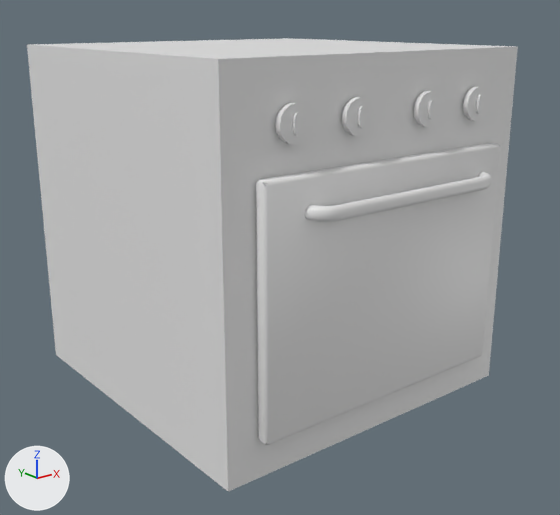
One commit to the FBX model Assets/Assets/DinandSpul/FBX's/BasicKit/Props/KitchenCabinet_B.fbx: the scene before it, then after it.
One viewpoint serves both versions: a 50 mm camera at (-0.904, -2.328, 1.085) aimed at (0.487, -0.589, 0.389). Arrows for +X, +Y and +Z are at lower left; the lights stay in place. The picture after the commit comes second. Where no turn or scale is listed for an object, it has been applied to the vertices. Vertices at exactly the same position are counted once.

Names of what the first picture shows: 'KitchenCabinet_B'.
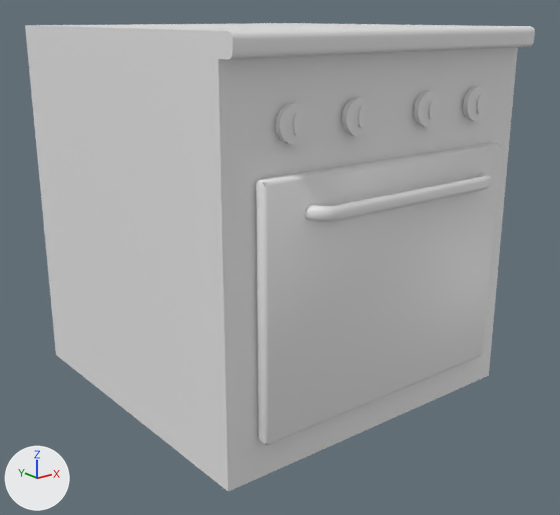
Pixel boxes (x1, y1, x2, y2) of what changed, in the pictures (560 x 515 px):
'KitchenCabinet_B', reshaped: before (27, 38, 518, 492); after (25, 23, 535, 492)
part 1 of me_cube_006, added: after (25, 23, 535, 60)

The edits, one by one:
me_cube_006 is used by ob_kitchencabinet_b; location (0.0, 0.0, 0.0).
me_cube_006 had 516 vertices, 431 faces and spanned x 0.0..1.0, y -1.089..0.0, z 0.0..1.0.
me_cube_006 now has 540 vertices, 447 faces and spans x 0.0..1.0, y -1.089..0.0, z 0.0..1.054.
me_cube_006 part 1: a new loose piece of 24 vertices spanning x 0.0..1.0, y -1.05..0.0, z 1.0..1.054.
